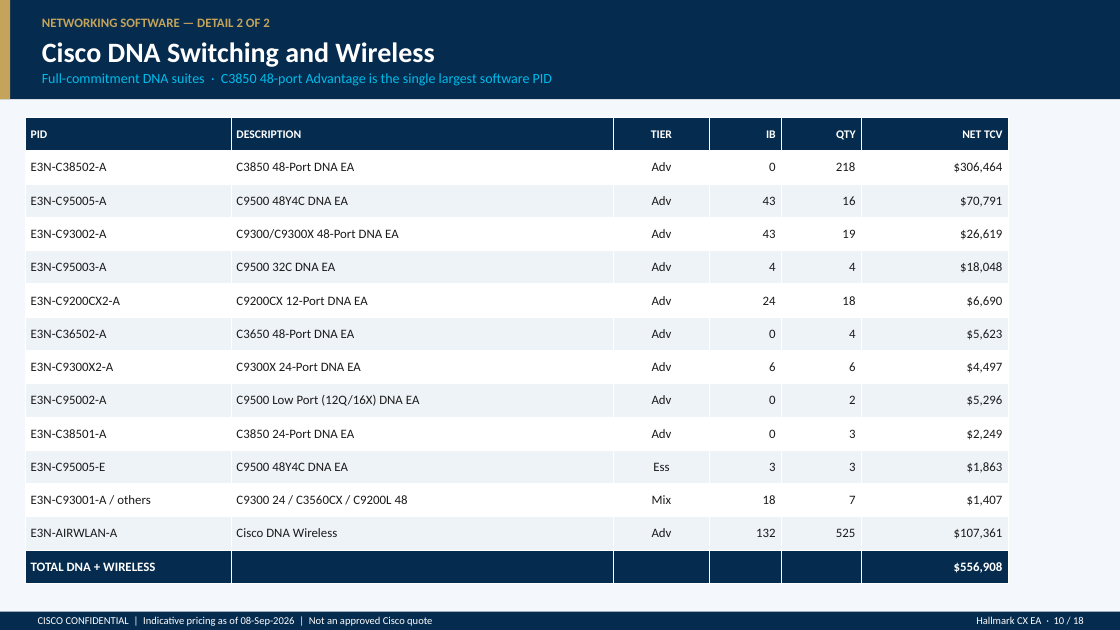
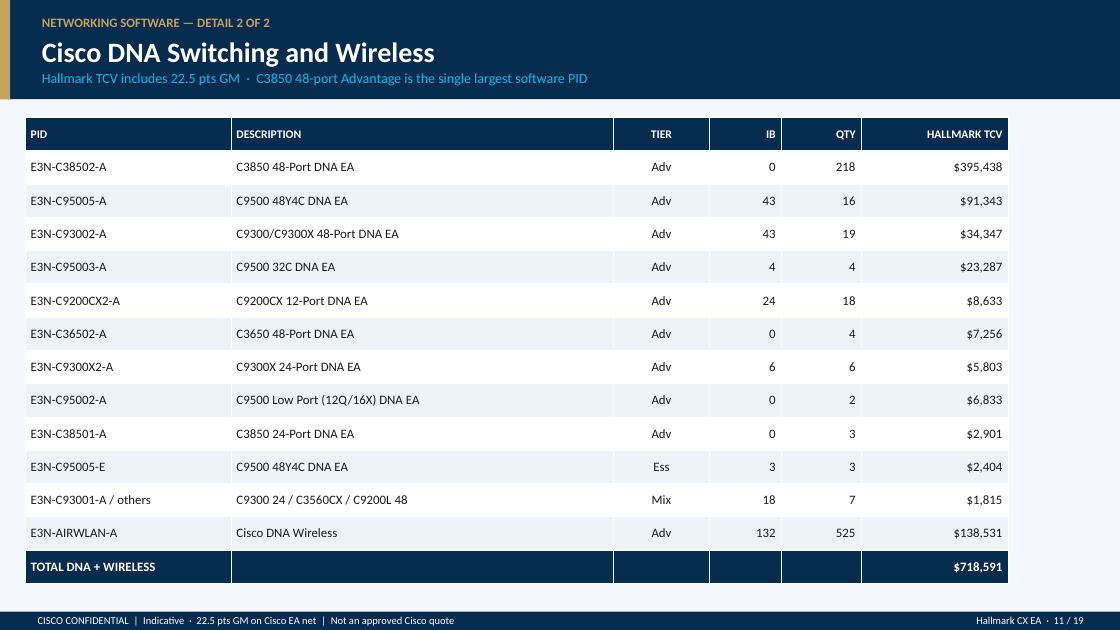
Before and after one commit to chchilds/cxvx, a slide deck: slide 11 of Hallmark_Cards_Cisco_Enterprise_Agreement.pptx (slide 10 before the commit). Drawn at 1120x630 pixels with LibreOffice and Linux fonts; fonts in the diff are those of the drawing. Boxes give left, top, right and bottom in pixels: in the first picture for what was removed or moved away, otherwise in the second. Text is boxed around its words. In the diff, an @@ line names an element or a change of style, - is before the commit and + after.

```diff
--- a/Hallmark_Cards_Cisco_Enterprise_Agreement.pptx
+++ b/Hallmark_Cards_Cisco_Enterprise_Agreement.pptx
@@ text at (42,73,587,86): text changed @@
-Full-commitment DNA suites · C3850 48-port Advantage is the single largest software PID
+Hallmark TCV includes 22.5 pts GM · C3850 48-port Advantage is the single largest software PID
@@ table at (25,118,1008,584) @@
-row 1, column 6: NET TCV
+row 1, column 6: HALLMARK TCV
-row 2, column 6: $306,464
+row 2, column 6: $395,438
-row 3, column 6: $70,791
+row 3, column 6: $91,343
-row 4, column 6: $26,619
+row 4, column 6: $34,347
-row 5, column 6: $18,048
+row 5, column 6: $23,287
-row 6, column 6: $6,690
+row 6, column 6: $8,633
-row 7, column 6: $5,623
+row 7, column 6: $7,256
-row 8, column 6: $4,497
+row 8, column 6: $5,803
-row 9, column 6: $5,296
+row 9, column 6: $6,833
-row 10, column 6: $2,249
+row 10, column 6: $2,901
-row 11, column 6: $1,863
+row 11, column 6: $2,404
-row 12, column 6: $1,407
+row 12, column 6: $1,815
-row 13, column 6: $107,361
+row 13, column 6: $138,531
-row 14, column 6: $556,908
+row 14, column 6: $718,591
@@ text at (38,616,454,626): text changed @@
-CISCO CONFIDENTIAL | Indicative pricing as of 08-Sep-2026 | Not an approved Cisco quote
+CISCO CONFIDENTIAL | Indicative · 22.5 pts GM on Cisco EA net | Not an approved Cisco quote
@@ text at (976,616,1084,624): text changed @@
-Hallmark CX EA · 10 / 18
+Hallmark CX EA · 11 / 19
```
Also in this commit, not shown: 17 other slides changed, 1 slide added, 1 other file.
